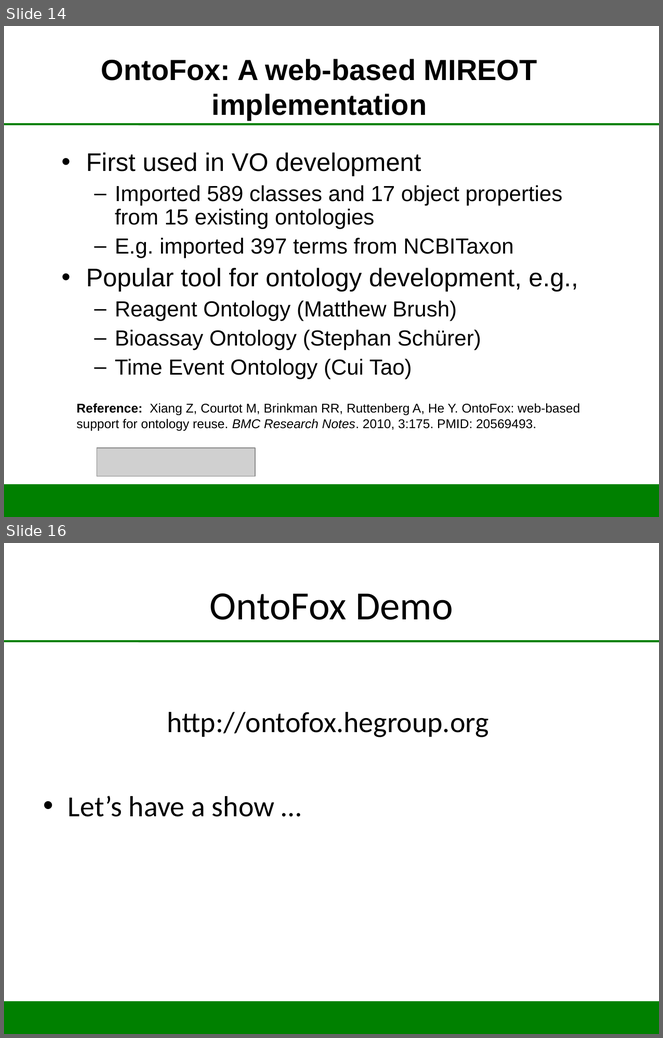
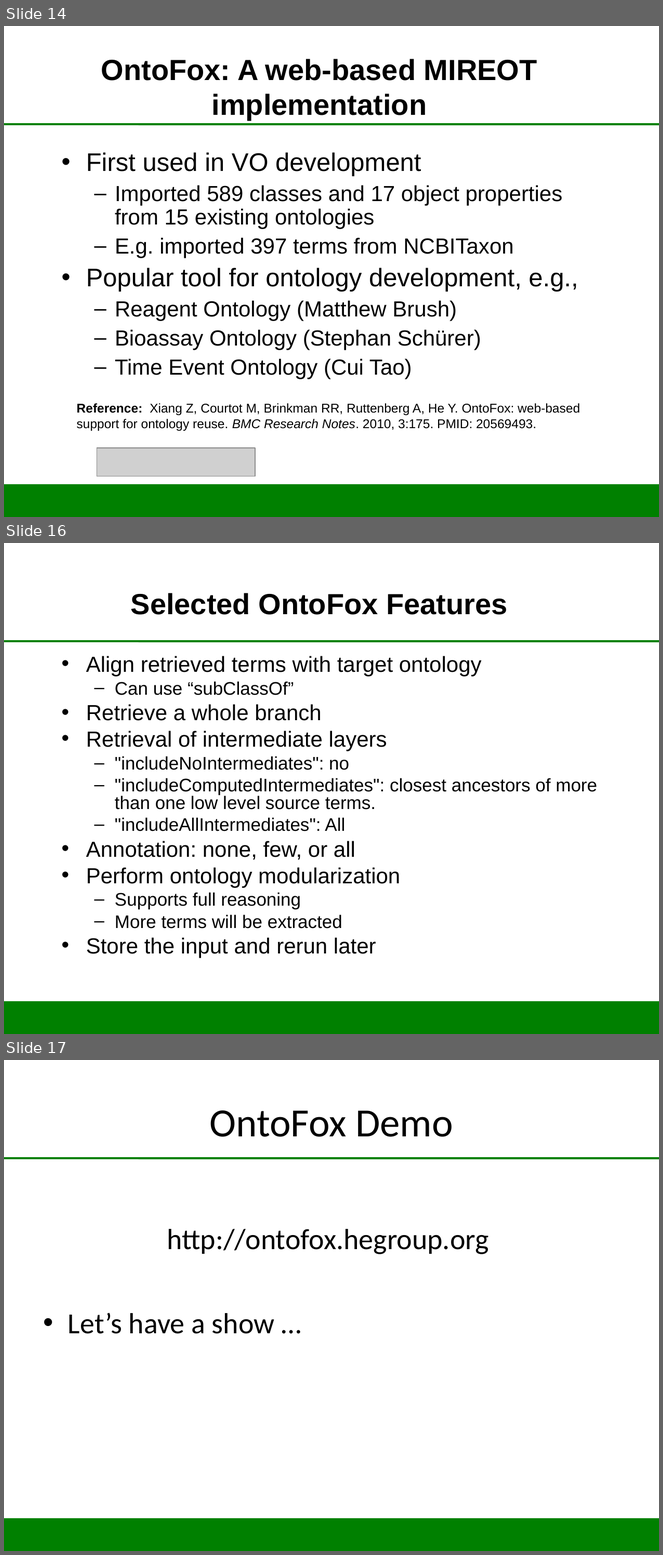
Before and after one commit to obi-ontology/obi-legacy-svn, a slide deck: trunk/docs/presentations/OBI tutorial July 2012 ICBO/VO_Development_using_OBI_as_Source_Ontology.ppt. Shown one above the other, each under a label of ours: slides 14 and 16 before the commit, slides 14, 16 and 17 after it; the slides between them are not shown. The pictures are 663x1038 and 663x1555 pixels, drawn with LibreOffice and Linux fonts; fonts in the diff are those of the drawing; grey boxes stand for pictures; background and template pictures are left out. Boxes give left, top, right and bottom in pixels: in the first picture for what was removed or moved away, otherwise in the second. Text is boxed around its words. In the diff, an @@ line names an element or a change of style, - is before the commit and + after.

```diff
--- a/trunk/docs/presentations/OBI tutorial July 2012 ICBO/VO_Development_using_OBI_as_Source_Ontology.ppt
+++ b/trunk/docs/presentations/OBI tutorial July 2012 ICBO/VO_Development_using_OBI_as_Source_Ontology.ppt
@@ slide 16 added at (4, 543, 659, 1034), background #FFFFFF; not listed: 2 template elements that a slide beside it also shows @@
@@ title added at (131, 593, 507, 615), 32 pt, text #000000, bold @@
+Selected OntoFox Features
@@ text added at (86, 656, 597, 958), 20 pt, text #000000 @@
+• Align retrieved terms with target ontology
+  – Can use “subClassOf”
+• Retrieve a whole branch
+• Retrieval of intermediate layers
+  – "includeNoIntermediates": no
+  – "includeComputedIntermediates": closest ancestors of more than one low level source terms.
+  – "includeAllIntermediates": All
+• Annotation: none, few, or all
+• Perform ontology modularization
+  – Supports full reasoning
+  – More terms will be extracted
+• Store the input and rerun later
@@ what was slide 16 is now slide 17 @@
```
Also in this commit, not shown: 1 slide changed.
